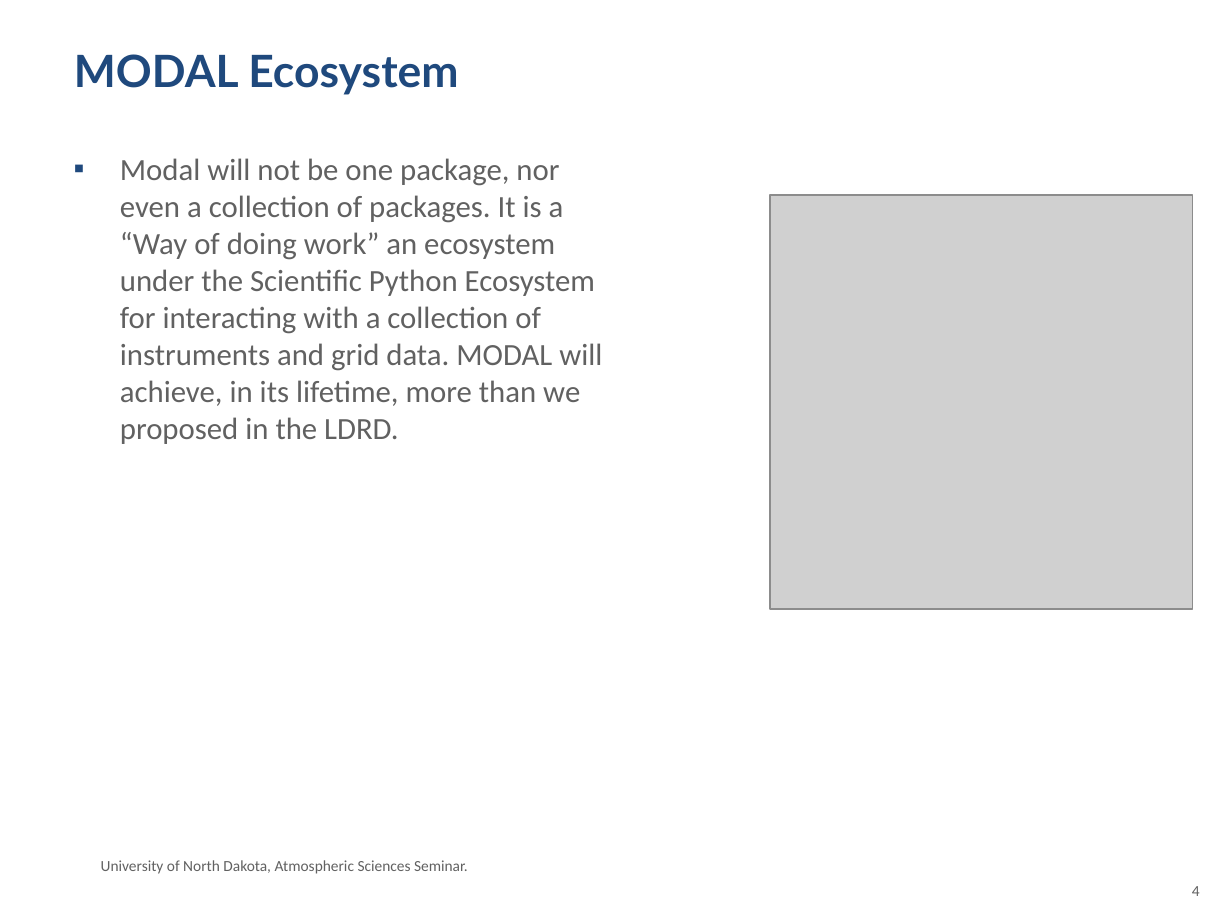
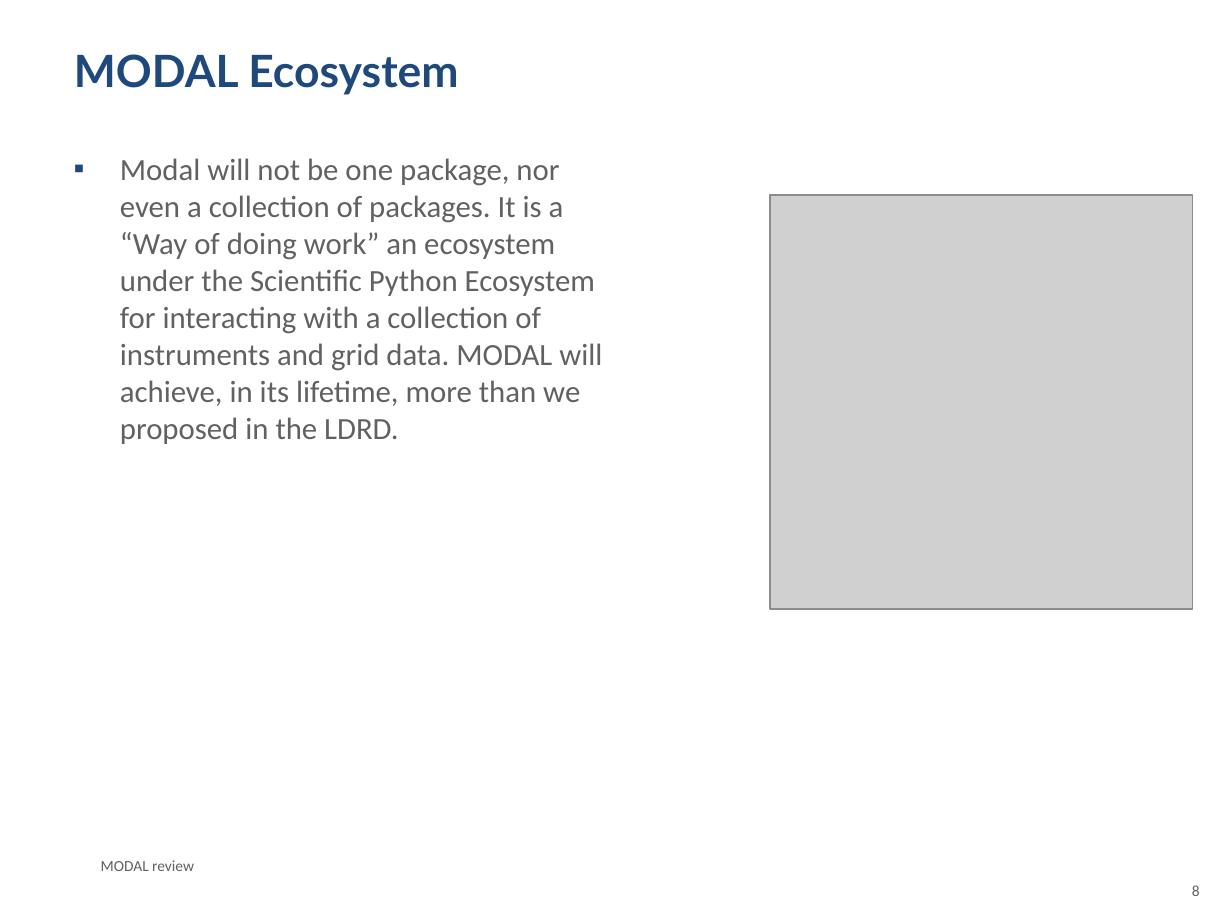
Before and after one commit to ANL-DIGR/Private_Notes, a slide deck: slide 8 of presentations/reviews/January_ANL_review.ppt (slide 4 before the commit). Drawn at 1232x924 pixels with LibreOffice and Linux fonts; fonts in the diff are those of the drawing; grey boxes stand for pictures; background and template pictures are left out. Boxes give left, top, right and bottom in pixels: in the first picture for what was removed or moved away, otherwise in the second. Text is boxed around its words. In the diff, an @@ line names an element or a change of style, - is before the commit and + after.

Commit message:
ADD: January (Now Feb) review is up to date

```diff
--- a/presentations/reviews/January_ANL_review.ppt
+++ b/presentations/reviews/January_ANL_review.ppt
@@ text at (101, 860, 194, 871): text changed @@
-University of North Dakota, Atmospheric Sciences Seminar.
+MODAL review
@@ page number at (1192, 885, 1200, 896): text changed @@
-4
+8
```
Also in this commit, not shown: 3 other slides changed, 7 slides added, 2 slides removed.
